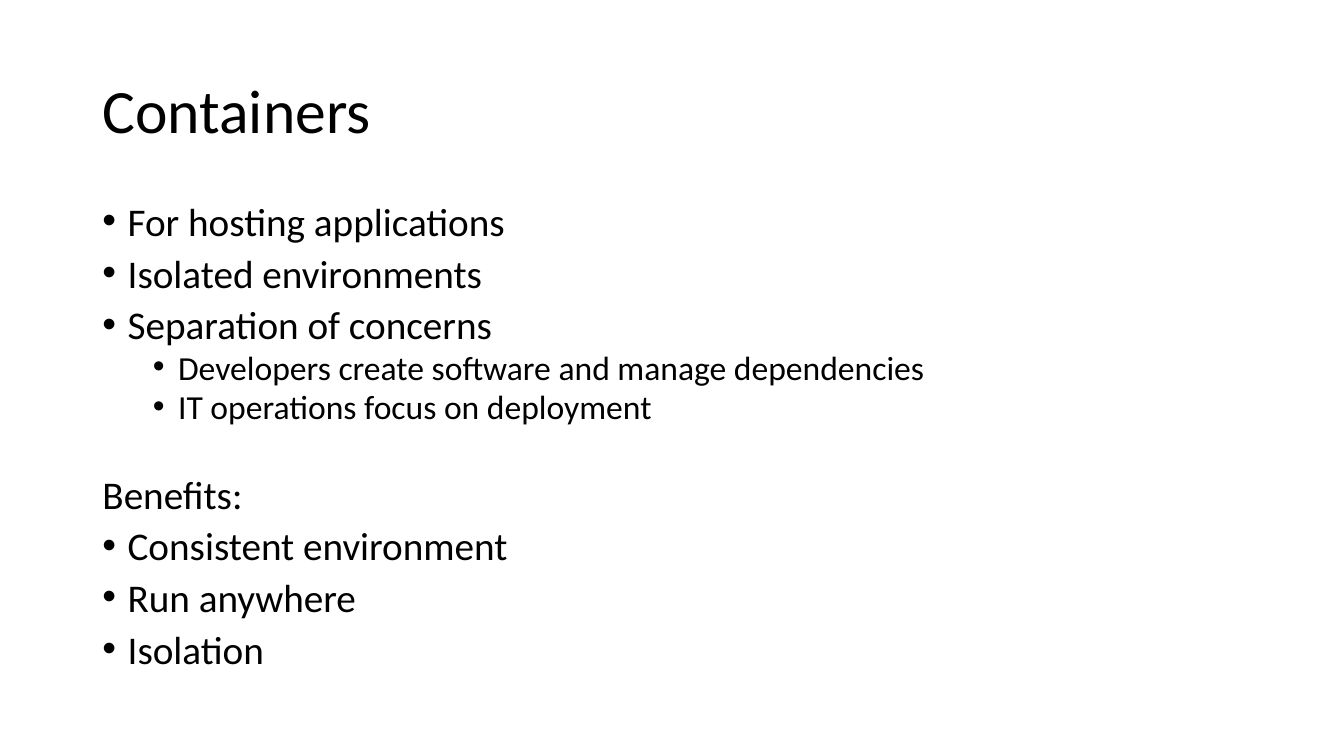
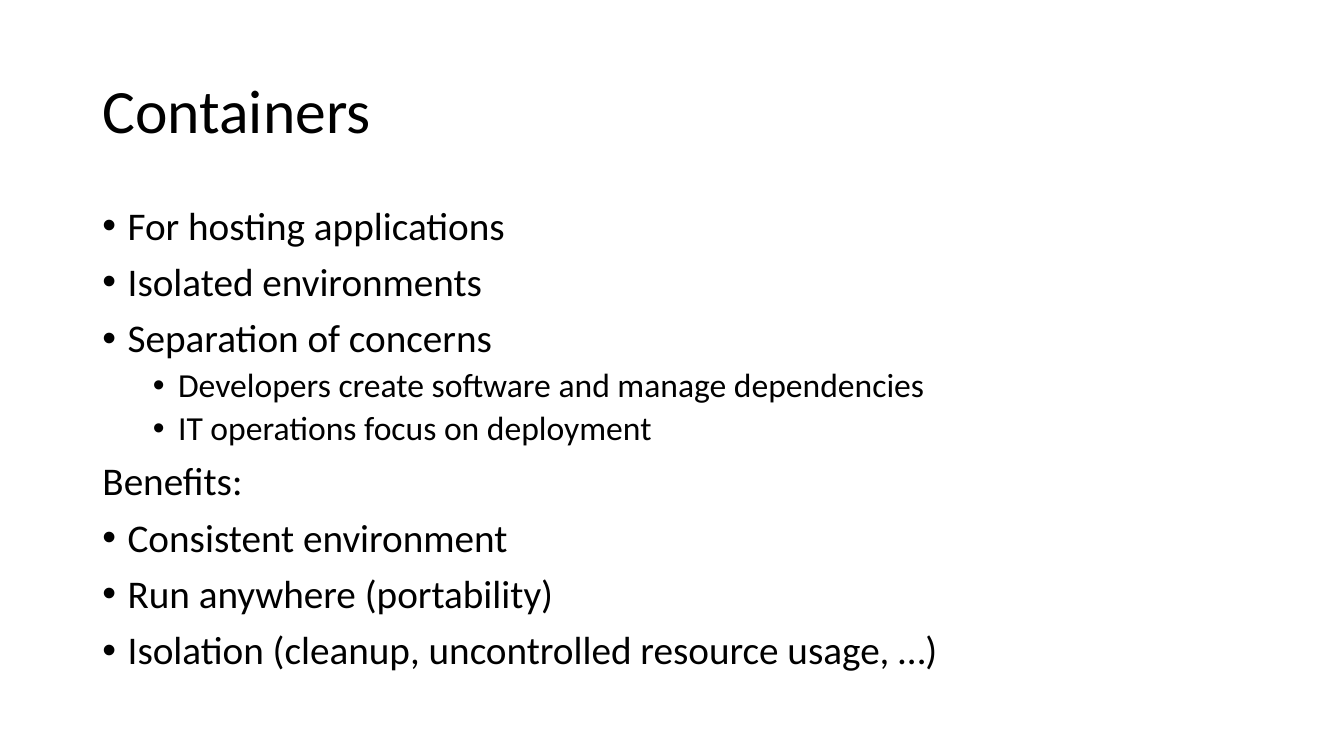
Before and after one commit to ERNICommunity/ESK-EPD-2018-Docker, a slide deck: slide 2 of src/_data/docker.pptx. Drawn at 1344x756 pixels with LibreOffice and Linux fonts; fonts in the diff are those of the drawing. Boxes give left, top, right and bottom in pixels: in the first picture for what was removed or moved away, otherwise in the second. Text is boxed around its words. In the diff, an @@ line names an element or a change of style, - is before the commit and + after.

```diff
--- a/src/_data/docker.pptx
+++ b/src/_data/docker.pptx
@@ text at <box>102,212,924,553</box>: line spacing 0.8 to 0.9 @@
@@ text at <box>128,579,889,671</box>: text changed @@
-• Run anywhere
-• Isolation
+• Run anywhere (portability)
+• Isolation (cleanup, uncontrolled resource usage, …)
```
Also in this commit, not shown: 9 other slides changed.
